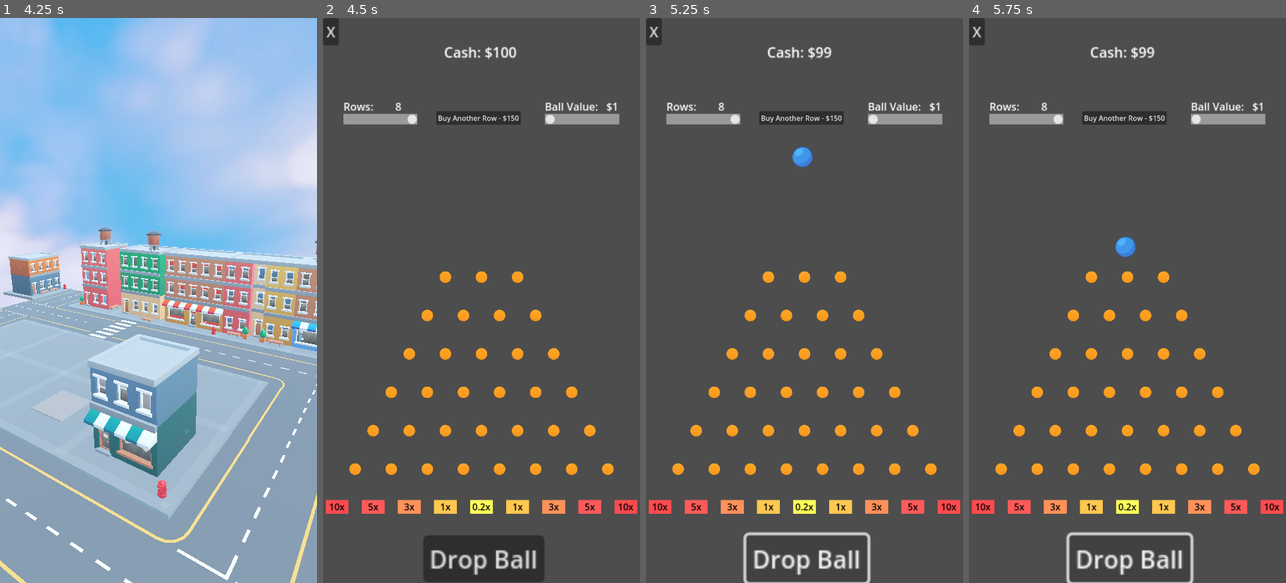
Above: before the commit, frames 1-4 (left to right).
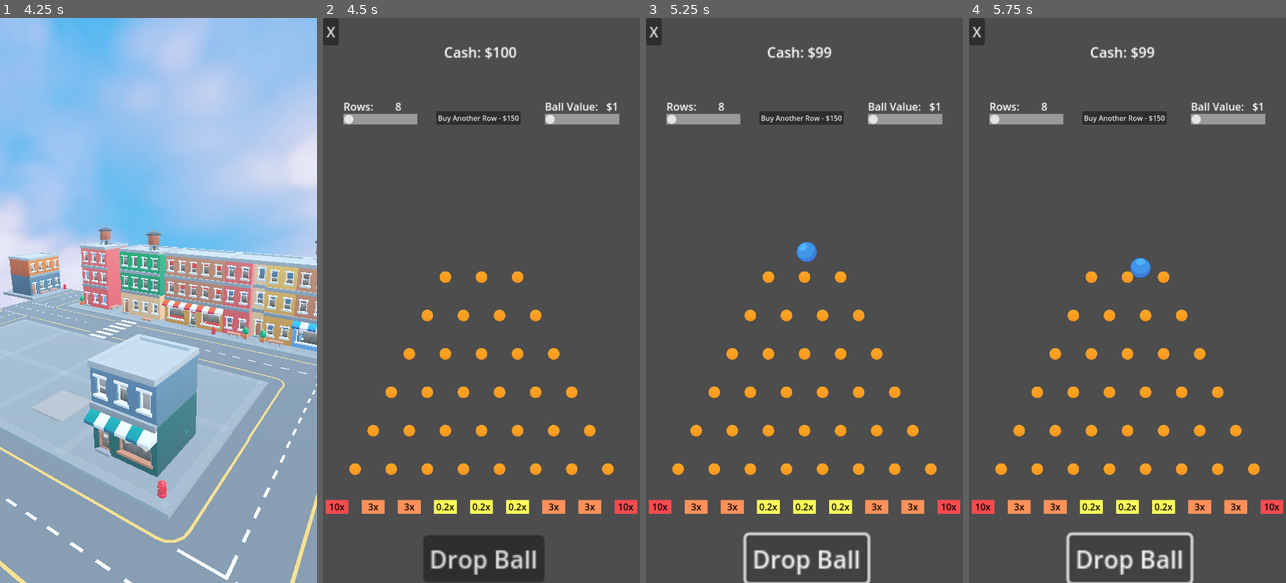
Above: after the commit, the same moments.

Repository: Burns3y/Plinko-Empire
Game: Godot game, scene res://menu.tscn
Same seed, same stepped clock (60 frames per second), same inputs: the game is played once before the commit and once after it.
Inputs (mouse positions are in pixels of both pictures, inside the frame that each line leads up to):
- Up to frame 1 (4.25 s): click "Start" at 0.5 s; tap Enter at 1.25, 2.75 s; move the mouse to (228, 272) at 1.27 s; click (228, 272) at 1.35 s; tap Space at 2, 3.5 s; drag from (95, 328) to (142, 413) at 2.02 s; move the mouse to (190, 176) at 2.77 s; click (190, 176) at 2.85 s; drag from (142, 413) to (63, 215) at 3.52 s
- Up to frame 2 (4.5 s): tap Enter at 4.25 s; move the mouse to (576, 385) at 4.27 s; hold Down (ui_down) from 4.28 s (still down); click (576, 385) at 4.35 s
- Up to frame 3 (5.25 s): release Down (ui_down) at 5 s; click "Drop Ball" at 5 s
- Up to frame 4 (5.75 s): no input

Frame 1 is identical in both runs. In frame 2, 0.8% of the frame differs, in the area x 6-88%, y 17-88%; in frame 3, 1.2%; in frame 4, 1.2%.

Commit message:
Added free balls, changed ball spawning location, increased bounce

Diff:
--- a/GlobalVariables.gd
+++ b/GlobalVariables.gd
@@ -1,5 +1,7 @@
 extends Node
 
 var coins: float = 100
-var max_rows: int = 8
+var max_rows: int = 12
+var current_rows: int = 6
 var new_row_cost: int = 150
+var free_balls = []
--- a/Scenes/Plinko/plinko.gd
+++ b/Scenes/Plinko/plinko.gd
@@ -1,7 +1,6 @@
 extends Node2D
 
 # Setting up the row generation
-@export var rows: int = 6
 var pin_scale
 
 # Preloading balls and pins
@@ -21,7 +20,7 @@
 # Called when the node enters the scene tree for the first time.
 func _ready():
 	# Setting pin scale depending on rows
-	var t = float(rows - 4) / 4.0
+	var t = float(GlobalVariables.current_rows - 4) / 4.0
 	pin_scale = lerp(1.5, 1.1, t)
 	$CashDisplay.text = "Cash: $" + str(GlobalVariables.coins)
 	$Sliders/RowSlider.max_value = GlobalVariables.max_rows
@@ -34,20 +33,12 @@
 	if GlobalVariables.coins < $Sliders/BallAmountSlider.value:
 		print("Not Enough Money!")
 	else:
-		# Checking if the ball will be "magic"
-		var magic_ball = false
-		if randi() % ((rows + 30) * 5) == 1:
-			magic_ball = true
 
 		# Instantiating ball
 		var new_ball = ball.instantiate()
 
-		# Setting range of ball positions
-		var new_ball_pos = randf_range(-9, 9)
-		if rows == 9:
-			new_ball_pos = randf_range(-7.4, 7.4)
-		if rows == 10:
-			new_ball_pos = randf_range(-5.4, 5.4)
+		# Setting ball spawn point range
+		var new_ball_pos = randf_range(-15, 15)
 
 		# Rescaling ball (only works if you rescale children)
 		for child in new_ball.get_children():
@@ -55,35 +46,32 @@
 				child.scale *= Vector2(pin_scale*0.16, pin_scale*0.16)
 
 		new_ball.name = "Ball"
+
 		# Giving the ball a value, subtracting from global
-		new_ball.value = ball_value
-		GlobalVariables.coins -= new_ball.value
+		if GlobalVariables.free_balls == []:
+			new_ball.value = ball_value
+			GlobalVariables.coins -= new_ball.value
+		else:
+			new_ball.value = GlobalVariables.free_balls.pop_front()
+			print("Free ball used, value ", new_ball.value, "\nFree balls left: ", len(GlobalVariables.free_balls))
 		GlobalVariables.coins = round(GlobalVariables.coins * 10) / 10.0
 		$CashDisplay.text = "Cash: $" + str(GlobalVariables.coins)
 
 		$Balls.add_child(new_ball)
-		if not magic_ball:
-			new_ball.position = $BallSpawnPoint.position + Vector2(new_ball_pos, 0)
-			# Pins have a slightly random bounce size, smaller if more rows
-			new_ball.physics_material_override.bounce = randf_range((1.0 / rows + 16) * 0.002, (1.0 / rows + 16) * 0.004)
+		new_ball.position = $BallSpawnPoint.position + Vector2(new_ball_pos, 0)
 
-		else:
-			# Gives it more bounce and a further spawn point
-			new_ball.position = $BallSpawnPoint.position + Vector2(new_ball_pos*2, 0)
-			new_ball.physics_material_override.bounce = 0.35
-			magic_ball = false
 
 
 func create_rows():
-	var x_spacing = 580 / (rows + 1)
-	var y_spacing = 700 / (rows + 2)
+	var x_spacing = 580 / (GlobalVariables.current_rows + 1)
+	var y_spacing = 700 / (GlobalVariables.current_rows + 2)
 
 	var start_position: Vector2 = Vector2(360 - x_spacing, 500)
 	var new_pos = start_position
 	var col_count = 3
 	var final_pin_location
 
-	for row in range(rows):
+	for row in range(GlobalVariables.current_rows):
 		new_pos.y += y_spacing
 		new_pos.x = start_position.x - row * x_spacing / 2
 		for col in range(col_count):
@@ -101,15 +89,15 @@
 
 func create_multipliers(y_spacing, x_spacing, final_pin_location):
 	var distributions = {
-		6: [tenMultiplier, fiveMultiplier, threeMultiplier, oneMultiplier, zeroPointTwoMultiplier, oneMultiplier, threeMultiplier, fiveMultiplier, tenMultiplier,],
-		7: [fiftyMultiplier, fiveMultiplier, oneMultiplier, oneMultiplier, zeroPointTwoMultiplier, zeroPointTwoMultiplier, oneMultiplier, oneMultiplier, fiveMultiplier, fiftyMultiplier],
+		6: [tenMultiplier, threeMultiplier, threeMultiplier, zeroPointTwoMultiplier, zeroPointTwoMultiplier, zeroPointTwoMultiplier, threeMultiplier, threeMultiplier, tenMultiplier],
+		7: [tenMultiplier, fiveMultiplier, threeMultiplier, oneMultiplier, zeroPointTwoMultiplier, zeroPointTwoMultiplier, oneMultiplier, threeMultiplier, fiveMultiplier, tenMultiplier],
 		8: [fiftyMultiplier, fiveMultiplier, threeMultiplier, oneMultiplier, oneMultiplier, zeroPointTwoMultiplier, zeroPointTwoMultiplier, oneMultiplier, oneMultiplier, threeMultiplier, fiveMultiplier, fiftyMultiplier],
 		9: [fiftyMultiplier, tenMultiplier, threeMultiplier, oneMultiplier, oneMultiplier, zeroPointTwoMultiplier, zeroPointTwoMultiplier, zeroPointTwoMultiplier, oneMultiplier, oneMultiplier, threeMultiplier, tenMultiplier, fiftyMultiplier],
 		10: [fiftyMultiplier, fiveMultiplier, threeMultiplier, threeMultiplier, oneMultiplier, zeroPointTwoMultiplier, zeroPointTwoMultiplier, zeroPointTwoMultiplier, oneMultiplier, threeMultiplier, threeMultiplier, fiveMultiplier, fiftyMultiplier]
 	}
 
 	# Getting distribution
-	var selected_distribution = distributions.get(rows, [])
+	var selected_distribution = distributions.get(GlobalVariables.current_rows, [])
 
 	#Finding multiplier spacing
 	var starting_position = Vector2(final_pin_location.x + x_spacing/2 - 20 * pin_scale, final_pin_location.y + y_spacing*0.8)
@@ -135,7 +123,7 @@
 
 
 func _on_row_slider_value_changed(value):
-	rows = value - 2
+	GlobalVariables.current_rows = value - 2
 	$BallDrop.disabled = true
 
 	# Wait until there are no balls left in $Balls
@@ -149,13 +137,13 @@
 		child.queue_free()
 
 	# Replacing everything
-	var t = float(rows - 4) / 4.0
+	var t = float(GlobalVariables.current_rows - 4) / 4.0
 	pin_scale = lerp(1.5, 1.1, t)
 	create_rows()
 
 
 	# Setting text and reenabling button
-	$Sliders/RowSlider/RowNumberLabel.text = "Rows:         " + str(rows + 2)
+	$Sliders/RowSlider/RowNumberLabel.text = "Rows:         " + str(GlobalVariables.current_rows + 2)
 
 	$BallDrop.disabled = false
 
@@ -174,8 +162,8 @@
 
 func _on_buy_button_pressed():
 	if GlobalVariables.coins >= GlobalVariables.new_row_cost:
-		if rows < 10:
-			rows += 1
+		if GlobalVariables.current_rows < 10:
+			GlobalVariables.current_rows += 1
 			GlobalVariables.coins -= GlobalVariables.new_row_cost
 			GlobalVariables.coins = round(GlobalVariables.coins * 10) / 10.0
 			$CashDisplay.text = "Cash: $" + str(GlobalVariables.coins)
--- a/Scenes/Plinko/plinko.tscn
+++ b/Scenes/Plinko/plinko.tscn
@@ -11,7 +11,7 @@
 script = ExtResource("1_ii2fs")
 
 [node name="BallSpawnPoint" type="Node2D" parent="."]
-position = Vector2(360, 300)
+position = Vector2(360, 515)
 
 [node name="BallDrop" type="Button" parent="."]
 offset_left = 228.0
--- a/Scenes/Plinko/plinko_ball.gd
+++ b/Scenes/Plinko/plinko_ball.gd
@@ -4,10 +4,18 @@
 
 func _ready():
 	$Timer.start()
+	# Each ball has a 1 in 100 chance of having extra bounce, to increase randomness.
+	if randi() % 100 == 1:
+		$".".physics_material_override.bounce = 0.35
+
+	else: $".".physics_material_override.bounce += randf_range(-0.05, 0.05)
+
 
 # Called every frame. 'delta' is the elapsed time since the previous frame.
 func _physics_process(_delta):
 	if global_position.y > 1280:
+		GlobalVariables.free_balls.append(value)
+		print("Free ball added, value", value)
 		queue_free()
 
 func _on_timer_timeout():
--- a/Scenes/Plinko/plinko_ball.tscn
+++ b/Scenes/Plinko/plinko_ball.tscn
@@ -4,8 +4,8 @@
 [ext_resource type="Script" path="res://Scenes/Plinko/plinko_ball.gd" id="1_rcrc3"]
 
 [sub_resource type="PhysicsMaterial" id="PhysicsMaterial_g17v8"]
-friction = 0.19
-bounce = 0.2
+friction = 0.1
+bounce = 0.29
 
 [sub_resource type="CircleShape2D" id="CircleShape2D_h6ukh"]
 radius = 55.581
Not shown: 1 places in Scenes/Plinko/plinko.tscn that only renumber resources
